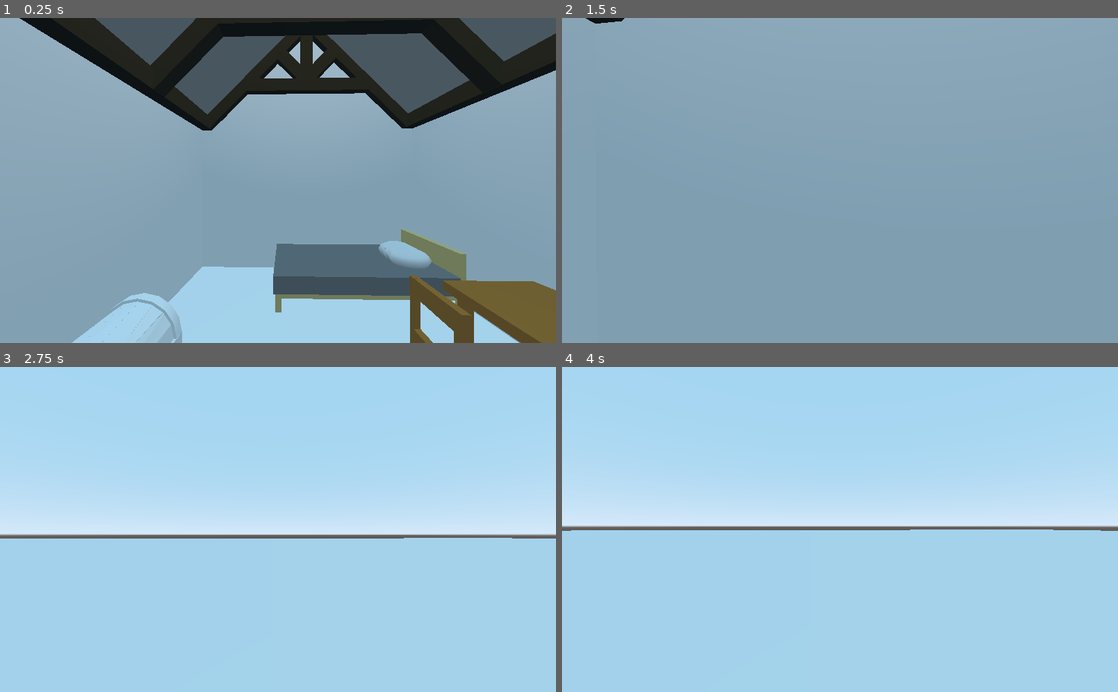
Above: before the commit, frames 1-4 (two rows, left to right).
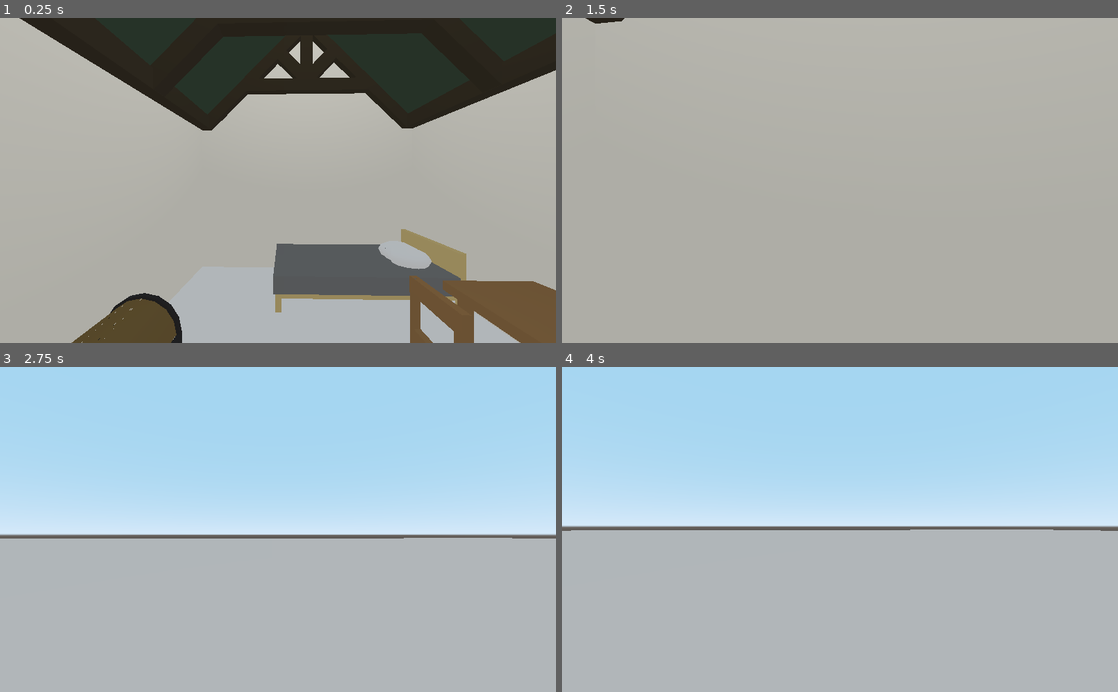
Above: after the commit, the same moments.

Repository: glang/Dungeon-City
Game: Godot game, scene res://City.tscn
The game is run twice, just before and just after one commit, with the same random seed, the same clock (stepped at 60 frames per second) and the same inputs.
Inputs (mouse positions are in pixels of both pictures, inside the frame that each line leads up to):
- Up to frame 1 (0.25 s): no input
- Up to frame 2 (1.5 s): tap Enter at 0.5 s; move the mouse to (867, 180) at 0.52 s; press the mouse at (867, 180) at 0.53 s; hold W (move_forward) from 0.53 s (still down); move the mouse to (812, 180) at 1.27 s; release the mouse at (812, 180) at 1.28 s; click (812, 180) at 1.35 s
- Up to frame 3 (2.75 s): keep holding W (move_forward); move the mouse to (289, 523) at 2.02 s; press the mouse at (289, 523) at 2.03 s
- Up to frame 4 (4 s): keep holding W (move_forward); tap Space at 2.75 s; move the mouse to (834, 536) at 2.77 s; release the mouse at (834, 536) at 2.78 s; click (834, 536) at 2.85 s; tap Enter at 3.5 s; move the mouse to (878, 532) at 3.52 s; press the mouse at (878, 532) at 3.53 s

The runs differ from the first frame. In frame 1, 83% of the frame differs, in the area x 0-100%, y 0-100%; in frame 2, 100%; in frame 3, 47%; in frame 4, 50%.

Commit message:
added a bunch of materials to stuff and fixed chest

Diff:
--- a/City.tscn
+++ b/City.tscn
@@ -1,12 +1,19 @@
-[gd_scene load_steps=10 format=2]
+[gd_scene load_steps=17 format=2]
 
 [ext_resource path="res://Triangle Beams.tscn" type="PackedScene" id=1]
 [ext_resource path="res://Character.tscn" type="PackedScene" id=2]
-[ext_resource path="res://Wood.tres" type="Material" id=3]
-[ext_resource path="res://LightWood.tres" type="Material" id=4]
-[ext_resource path="res://DarkWood.tres" type="Material" id=5]
-[ext_resource path="res://White.tres" type="Material" id=6]
-[ext_resource path="res://Gray.tres" type="Material" id=7]
+[ext_resource path="res://materials/Wood.tres" type="Material" id=3]
+[ext_resource path="res://materials/LightWood.tres" type="Material" id=4]
+[ext_resource path="res://materials/DarkWood.tres" type="Material" id=5]
+[ext_resource path="res://materials/White.tres" type="Material" id=6]
+[ext_resource path="res://materials/LightGray.tres" type="Material" id=7]
+[ext_resource path="res://copied_default_env.tres" type="Environment" id=8]
+[ext_resource path="res://materials/Green.tres" type="Material" id=9]
+[ext_resource path="res://materials/Metal.tres" type="Material" id=10]
+[ext_resource path="res://materials/Wall.tres" type="Material" id=11]
+[ext_resource path="res://materials/TallLampWood.tres" type="Material" id=12]
+[ext_resource path="res://materials/ChestWood.tres" type="Material" id=13]
+[ext_resource path="res://materials/Glass.tres" type="Material" id=14]
 
 [sub_resource type="PlaneMesh" id=1]
 
@@ -140,17 +147,21 @@
 transform = Transform( 1, 0, 0, 0, 1, 0, 0, 0, 1, 0, 0.017, 0 )
 radius = 0.2
 height = 0.03
+material = ExtResource( 12 )
 
 [node name="Pole" type="CSGCylinder" parent="Lamp"]
 transform = Transform( 1, 0, 0, 0, 1, 0, 0, 0, 1, 0, 0.631, 0 )
 radius = 0.02
 height = 1.2
+material = ExtResource( 12 )
 
 [node name="Head" type="CSGCombiner" parent="Lamp"]
 transform = Transform( 1, 0, 0, 0, 1, 0, 0, 0, 1, 0, 1.425, 0 )
 
 [node name="Outer sphere" type="CSGSphere" parent="Lamp/Head"]
+material_override = ExtResource( 14 )
 radius = 0.2
+material = ExtResource( 14 )
 
 [node name="Box for halving sphere" type="CSGBox" parent="Lamp/Head"]
 transform = Transform( 1, 0, 0, 0, 1, 0, 0, 0, 1, 0, 0.103177, 0 )
@@ -158,11 +169,13 @@
 width = 0.5
 height = 0.2
 depth = 0.5
+material = ExtResource( 14 )
 
 [node name="Inner sphere" type="CSGSphere" parent="Lamp/Head"]
 transform = Transform( 0.9, 0, 0, 0, 0.9, 0, 0, 0, 0.9, 0, 0, 0 )
 operation = 2
 radius = 0.2
+material = ExtResource( 14 )
 
 [node name="Chair" type="CSGCombiner" parent="."]
 transform = Transform( 1, 0, 0, 0, 1, 0, 0, 0, 1, 0, -0.157089, -2.00821 )
@@ -212,75 +225,86 @@
 
 [node name="Chest" type="CSGCombiner" parent="."]
 
+[node name="CSGBox2" type="CSGBox" parent="Chest"]
+transform = Transform( 1, 0, 0, 0, 1, 0, 0, 0, 1, 0.389582, 0.20242, -0.249725 )
+width = 0.04
+height = 0.329292
+depth = 0.04
+material = ExtResource( 10 )
+
+[node name="CSGBox4" type="CSGBox" parent="Chest"]
+transform = Transform( 1, 0, 0, 0, 1, 0, 0, 0, 1, -0.389889, 0.20242, -0.249725 )
+width = 0.04
+height = 0.330665
+depth = 0.04
+material = ExtResource( 10 )
+
+[node name="CSGBox5" type="CSGBox" parent="Chest"]
+transform = Transform( 1, 0, 0, 0, 1, 0, 0, 0, 1, -0.389716, 0.20242, 0.251056 )
+width = 0.04
+height = 0.330665
+depth = 0.04
+material = ExtResource( 10 )
+
+[node name="CSGBox3" type="CSGBox" parent="Chest"]
+transform = Transform( 1, 0, 0, 0, 1, 0, 0, 0, 1, 0.389582, 0.20242, 0.249539 )
+width = 0.04
+height = 0.322854
+depth = 0.04
+material = ExtResource( 10 )
+
+[node name="CSGBox6" type="CSGBox" parent="Chest"]
+transform = Transform( 1, 0, 0, 0, 1, 0, 0, 0, 1, 0, 0.384137, 0 )
+width = 0.82
+height = 0.04
+depth = 0.54
+material = ExtResource( 10 )
+
+[node name="CSGBox7" type="CSGBox" parent="Chest"]
+transform = Transform( 1, 0, 0, 0, 1, 0, 0, 0, 1, 0, 0.0218969, 0 )
+width = 0.82
+height = 0.04
+depth = 0.54
+material = ExtResource( 10 )
+
 [node name="Base" type="CSGBox" parent="Chest"]
 transform = Transform( 1, 0, 0, 0, 1, 0, 0, 0, 1, 0, 0.200763, 0 )
 width = 0.8
 height = 0.4
 depth = 0.5
-
-[node name="CSGBox6" type="CSGBox" parent="Chest"]
-transform = Transform( 1, 0, 0, 0, 1, 0, 0, 0, 1, 0, 0.384137, 0 )
-width = 0.82
-height = 0.04
-depth = 0.54
-
-[node name="CSGBox7" type="CSGBox" parent="Chest"]
-transform = Transform( 1, 0, 0, 0, 1, 0, 0, 0, 1, 0, 0.0218969, 0 )
-width = 0.82
-height = 0.04
-depth = 0.54
-
-[node name="CSGBox2" type="CSGBox" parent="Chest"]
-transform = Transform( 1, 0, 0, 0, 1, 0, 0, 0, 1, 0.370911, 0.20242, -0.230434 )
-width = 0.08
-height = 0.4
-depth = 0.08
+material = ExtResource( 13 )
 
 [node name="Lock" type="CSGBox" parent="Chest"]
 transform = Transform( 1, 0, 0, 0, 1, 0, 0, 0, 1, 0.00378546, 0.318127, -0.242044 )
 width = 0.08
 height = 0.1
 depth = 0.08
-
-[node name="CSGBox3" type="CSGBox" parent="Chest"]
-transform = Transform( 1, 0, 0, 0, 1, 0, 0, 0, 1, 0.370911, 0.20242, 0.230451 )
-width = 0.08
-height = 0.4
-depth = 0.08
-
-[node name="CSGBox4" type="CSGBox" parent="Chest"]
-transform = Transform( 1, 0, 0, 0, 1, 0, 0, 0, 1, -0.36841, 0.20242, -0.230434 )
-width = 0.08
-height = 0.4
-depth = 0.08
-
-[node name="CSGBox5" type="CSGBox" parent="Chest"]
-transform = Transform( 1, 0, 0, 0, 1, 0, 0, 0, 1, -0.36841, 0.20242, 0.230451 )
-width = 0.08
-height = 0.4
-depth = 0.08
+material = ExtResource( 10 )
 
 [node name="Lid" type="CSGCylinder" parent="Chest"]
 transform = Transform( -1.62921e-07, -1, 0, 1, -1.62921e-07, 0, 0, 0, 1, 0, 0.402481, 0 )
 radius = 0.25
 height = 0.8
 sides = 16
+material = ExtResource( 13 )
 
 [node name="Left Lid Metal" type="CSGCombiner" parent="Chest"]
 transform = Transform( 1, 0, 0, 0, 1, 0, 0, 0, 1, 0.371606, 0, 0 )
 
 [node name="CSGCylinder2" type="CSGCylinder" parent="Chest/Left Lid Metal"]
-transform = Transform( -1.62921e-07, -1, 0, 1, -1.62921e-07, 0, 0, 0, 1, 0, 0.402, 0 )
+transform = Transform( -1.62921e-07, -1, 0, 1, -1.62921e-07, 0, 0, 0, 1, 0.0179835, 0.402, 0 )
 radius = 0.27
-height = 0.08
+height = 0.04
 sides = 16
+material = ExtResource( 10 )
 
 [node name="CSGCylinder3" type="CSGCylinder" parent="Chest/Left Lid Metal"]
 transform = Transform( -1.62921e-07, -1, 0, 1, -1.62921e-07, 0, 0, 0, 1, 0, 0.402, 0 )
 operation = 2
-radius = 0.25
+radius = 0.23
 height = 0.085
 sides = 16
+material = ExtResource( 10 )
 
 [node name="CSGBox" type="CSGBox" parent="Chest/Left Lid Metal"]
 transform = Transform( 1, 0, 0, 0, 1, 0, 0, 0, 1, 0, 0.255, 0 )
@@ -293,17 +317,19 @@
 transform = Transform( 1, 0, 0, 0, 1, 0, 0, 0, 1, -0.37045, 0, 0 )
 
 [node name="CSGCylinder2" type="CSGCylinder" parent="Chest/Right Lid Metal"]
-transform = Transform( -1.62921e-07, -1, 0, 1, -1.62921e-07, 0, 0, 0, 1, 0, 0.402, 0 )
+transform = Transform( -1.62921e-07, -1, 0, 1, -1.62921e-07, 0, 0, 0, 1, -0.0193516, 0.402, 0 )
 radius = 0.27
-height = 0.08
+height = 0.04
 sides = 16
+material = ExtResource( 10 )
 
 [node name="CSGCylinder3" type="CSGCylinder" parent="Chest/Right Lid Metal"]
 transform = Transform( -1.62921e-07, -1, 0, 1, -1.62921e-07, 0, 0, 0, 1, 0, 0.402, 0 )
 operation = 2
-radius = 0.25
+radius = 0.23
 height = 0.085
 sides = 16
+material = ExtResource( 10 )
 
 [node name="CSGBox" type="CSGBox" parent="Chest/Right Lid Metal"]
 transform = Transform( 1, 0, 0, 0, 1, 0, 0, 0, 1, 0, 0.255, 0 )
@@ -341,12 +367,14 @@
 depth = 0.2
 
 [node name="Walls" type="CSGCombiner" parent="."]
+material_override = ExtResource( 11 )
 
 [node name="walls box" type="CSGBox" parent="Walls"]
 transform = Transform( 1, 0, 0, 0, 1, 0, 0, 0, 1, 0.0877371, 1.24686, -1.36212 )
 width = 6.06063
 height = 2.5
 depth = 3.86659
+material = ExtResource( 11 )
 
 [node name="walls subtract" type="CSGBox" parent="Walls"]
 transform = Transform( 1, 0, 0, 0, 1, 0, 0, 0, 1, 0.0977106, 1.2734, -1.36212 )
@@ -365,11 +393,13 @@
 transform = Transform( -1.62921e-07, 0, 1, 0, 1, 0, -1, 0, -1.62921e-07, 3.11887, 2.44442, -0.906594 )
 polygon = PoolVector2Array( -1.37072, 0.0412483, 0.359117, 1.76981, 0.512464, 1.76981, 2.33803, 0.0391729 )
 depth = 0.21
+material = ExtResource( 11 )
 
 [node name="back roof gap" type="CSGPolygon" parent="Walls"]
 transform = Transform( -1.62921e-07, 0, 1, 0, 1, 0, -1, 0, -1.62921e-07, -2.72275, 2.44442, -0.981512 )
 polygon = PoolVector2Array( -1.37072, 0.0412483, 0.359117, 1.76981, 0.512464, 1.76981, 2.33803, 0.0391729 )
 depth = 0.215
+material = ExtResource( 11 )
 
 [node name="front window sub" type="CSGBox" parent="Walls"]
 transform = Transform( -1.62921e-07, 0, 1, 0, 1, 0, -1, 0, -1.62921e-07, 3.02043, 1.33353, -0.48175 )
@@ -379,6 +409,7 @@
 depth = 0.339711
 
 [node name="Roof" type="CSGCombiner" parent="."]
+material_override = ExtResource( 9 )
 
 [node name="Left Roof" type="CSGBox" parent="Roof"]
 transform = Transform( 1, 0, 0, 0, 0.707107, 0.707107, 0, -0.707107, 0.707107, 0, 3.47393, -0.325199 )
@@ -406,3 +437,6 @@
 
 [node name="Character" parent="." instance=ExtResource( 2 )]
 transform = Transform( -0.0273285, 0, 0.999627, 0, 1, 0, -0.999627, 0, -0.0273285, 1.22369, 0.90986, -0.998776 )
+
+[node name="WorldEnvironment" type="WorldEnvironment" parent="."]
+environment = ExtResource( 8 )
--- a/Triangle Beams.tscn
+++ b/Triangle Beams.tscn
@@ -1,6 +1,7 @@
 [gd_scene load_steps=2 format=2]
 
-[ext_resource path="res://DarkWood.tres" type="Material" id=1]
+[ext_resource path="res://materials/DarkWood.tres" type="Material" id=1]
+
 
 [node name="Triangle Beams" type="CSGCombiner"]
 material_override = ExtResource( 1 )
--- /dev/null
+++ b/copied_default_env.tres
@@ -0,0 +1,10 @@
+[gd_resource type="Environment" load_steps=2 format=2]
+
+[sub_resource type="ProceduralSky" id=1]
+
+[resource]
+background_mode = 2
+background_sky = SubResource( 1 )
+ambient_light_color = Color( 1, 1, 1, 1 )
+ambient_light_energy = 0.5
+ambient_light_sky_contribution = 0.2
--- a/Wood.tres
+++ b/materials/Brick.tres
@@ -1,4 +1,4 @@
 [gd_resource type="SpatialMaterial" format=2]
 
 [resource]
-albedo_color = Color( 0.67451, 0.45098, 0.188235, 1 )
+albedo_color = Color( 0.384314, 0.180392, 0.180392, 1 )
--- /dev/null
+++ b/materials/ChestWood.tres
@@ -0,0 +1,4 @@
+[gd_resource type="SpatialMaterial" format=2]
+
+[resource]
+albedo_color = Color( 0.490196, 0.392157, 0.2, 1 )
--- /dev/null
+++ b/materials/Glass.tres
@@ -0,0 +1,10 @@
+[gd_resource type="SpatialMaterial" format=2]
+
+[resource]
+flags_transparent = true
+albedo_color = Color( 1, 1, 1, 0.133333 )
+metallic = 1.0
+roughness = 0.03
+refraction_enabled = true
+refraction_scale = 0.0
+refraction_texture_channel = 0
--- /dev/null
+++ b/materials/Gray.tres
@@ -0,0 +1,4 @@
+[gd_resource type="SpatialMaterial" format=2]
+
+[resource]
+albedo_color = Color( 0.921569, 0.921569, 0.921569, 1 )
--- /dev/null
+++ b/materials/Green.tres
@@ -0,0 +1,4 @@
+[gd_resource type="SpatialMaterial" format=2]
+
+[resource]
+albedo_color = Color( 0.219608, 0.286275, 0.2, 1 )
--- /dev/null
+++ b/materials/Metal.tres
@@ -0,0 +1,7 @@
+[gd_resource type="SpatialMaterial" format=2]
+
+[resource]
+albedo_color = Color( 0.211765, 0.2, 0.2, 1 )
+metallic = 0.2
+metallic_specular = 0.1
+roughness = 0.9
--- /dev/null
+++ b/materials/TallLampWood.tres
@@ -0,0 +1,4 @@
+[gd_resource type="SpatialMaterial" format=2]
+
+[resource]
+albedo_color = Color( 0.439216, 0.32549, 0.192157, 1 )
--- a/White.tres
+++ b/materials/Wall.tres
@@ -1,4 +1,4 @@
 [gd_resource type="SpatialMaterial" format=2]
 
 [resource]
-albedo_color = Color( 0.909804, 0.909804, 0.909804, 1 )
+albedo_color = Color( 1, 0.980392, 0.929412, 1 )
--- /dev/null
+++ b/materials/White.tres
@@ -0,0 +1,3 @@
+[gd_resource type="SpatialMaterial" format=2]
+
+[resource]
--- /dev/null
+++ b/materials/Wood.tres
@@ -0,0 +1,4 @@
+[gd_resource type="SpatialMaterial" format=2]
+
+[resource]
+albedo_color = Color( 0.615686, 0.458824, 0.270588, 1 )
Renamed: DarkWood.tres -> materials/DarkWood.tres
Renamed: Gray.tres -> materials/LightGray.tres
Renamed: LightWood.tres -> materials/LightWood.tres
